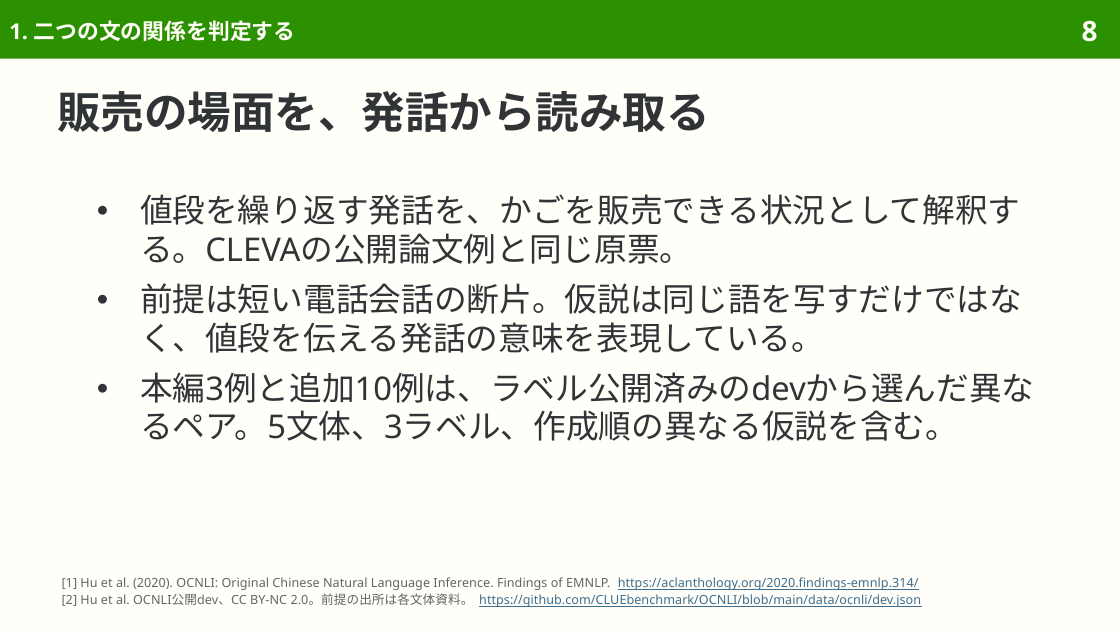
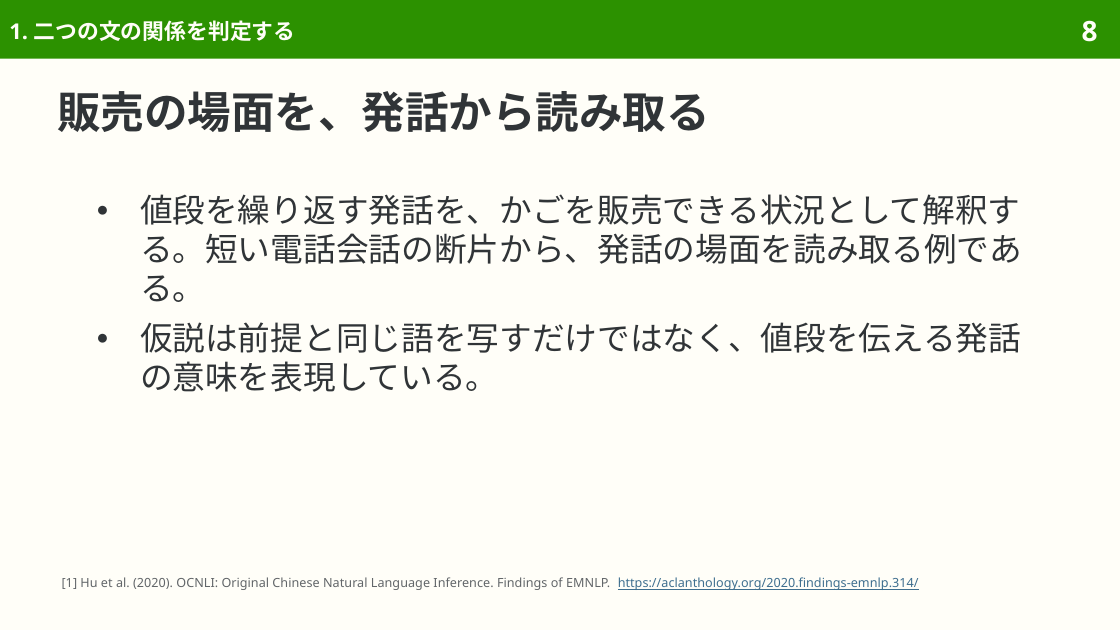
Before and after one commit to sasakiy84/datasets-in-10-minutes, a slide deck: slide 8 of slides/datasets-in-10-minutes-ocnli.pptx. Drawn at 1120x630 pixels with LibreOffice and Linux fonts; fonts in the diff are those of the drawing. Boxes give left, top, right and bottom in pixels: in the first picture for what was removed or moved away, otherwise in the second. Text is boxed around its words. In the diff, an @@ line names an element or a change of style, - is before the commit and + after.

Commit message:
Explain OCNLI naturally and keep inference examples and meaningful evaluation conditions

```diff
--- a/slides/datasets-in-10-minutes-ocnli.pptx
+++ b/slides/datasets-in-10-minutes-ocnli.pptx
@@ text at (140,194,1022,392): text changed @@
-● 値段を繰り返す発話を、かごを販売できる状況として解釈する。CLEVAの公開論文例と同じ原票。
-● 前提は短い電話会話の断片。仮説は同じ語を写すだけではなく、値段を伝える発話の意味を表現している。
-● 本編3例と追加10例は、ラベル公開済みのdevから選んだ異なるペア。5文体、3ラベル、作成順の異なる仮説を含む。
+● 値段を繰り返す発話を、かごを販売できる状況として解釈する。短い電話会話の断片から、発話の場面を読み取る例である。
+● 仮説は前提と同じ語を写すだけではなく、値段を伝える発話の意味を表現している。
@@ text at (62,593,921,607): paragraph removed @@
-[2] Hu et al. OCNLI公開dev、CC BY-NC 2.0。前提の出所は各文体資料。 https://github.com/CLUEbenchmark/OCNLI/blob/main/data/ocnli/dev.json
```
Also in this commit, not shown: 45 other slides changed, 6 slides removed, 35 other files.
